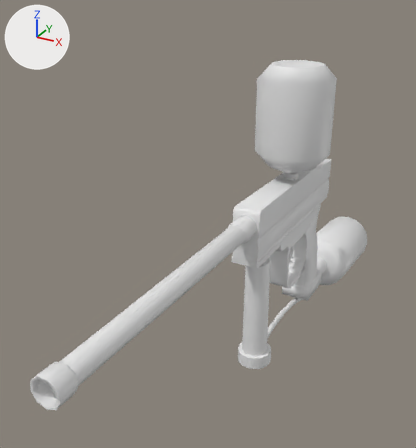
The Blender file Assets/Arts/Paintball Gun/PaintBall Gun.blend, before and after one commit.
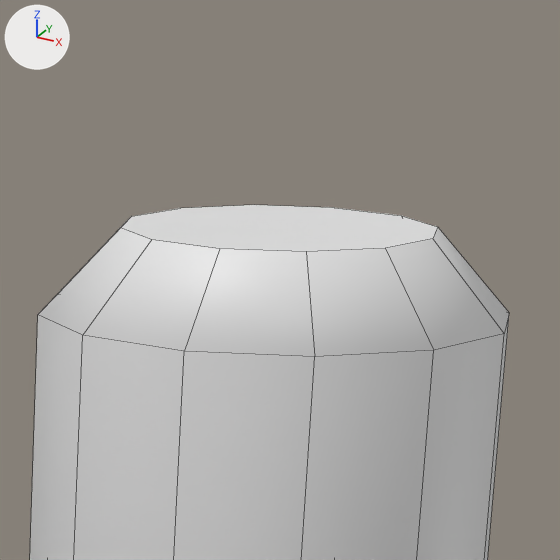
Each version appears first whole from a camera (50 mm lens) standing at (0.318, -0.939, 0.439) and looking at (-0.09, -0.197, 0.068), and next in a close-up on the part from 60% to 83% of the width and 6% to 27% of the height. Arrows for +X, +Y and +Z are at upper left; the lights stay in place. The close-ups show mesh edges as thin lines.

The scene before the commit, as lines of its bpy script (objects in view):
```python
me_cube_011 = bpy.data.meshes.new('Cube.011')
me_cube_011.from_pydata(...)  # 72 vertices, 61 faces; spans x -0.062..0.062, y -0.062..0.062, z -0.072..0.112
me_cube_011.materials.append(None)
ob_feeder = bpy.data.objects.new('Feeder', me_cube_011)
ob_feeder.parent = ob_grip_fame
ob_feeder.location = (0.00157, -0.0782, 0.197)
```
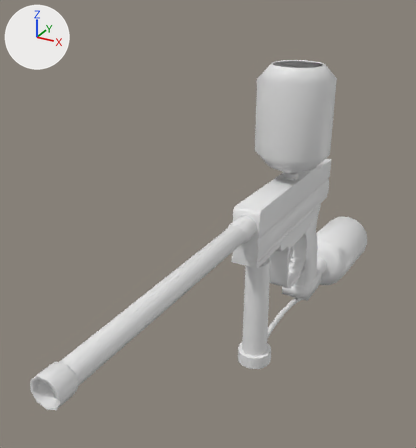
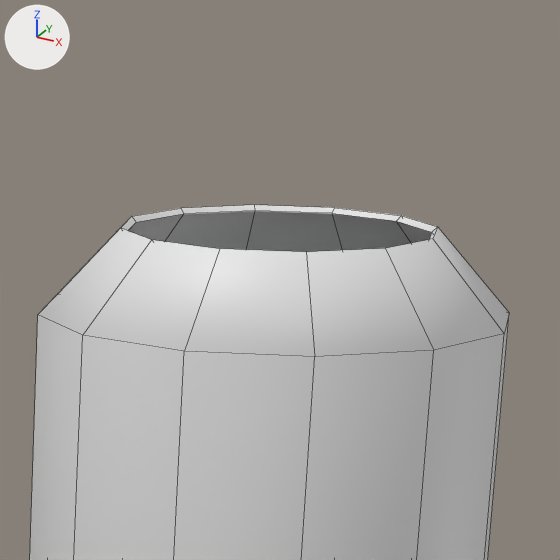
Where the change shows, as pixel boxes [x1, y1, x2, y2] in the close-ups (560 x 560 px):
part 1 of me_cube_011, built on
    both: [120, 205, 438, 252]

Edits to the bpy script that builds the scene:
```text
Change me_cube_011:
    used by ob_feeder; parent = ob_grip_fame; location = (0.00157, -0.0782, 0.197)
    remove me_cube_011.from_pydata(...)  # 72 vertices, 61 faces; spans x -0.062..0.062, y -0.062..0.062, z -0.072..0.112
    add me_cube_011.from_pydata(...)  # 144 vertices, 144 faces; spans x -0.062..0.062, y -0.062..0.062, z -0.072..0.112
    me_cube_011 part 1
    1 face is deleted
    60 vertices are added at x -0.06..0.06, y -0.06..0.06, z -0.072..0.111
    12 new vertices lie (0.0, 0.0, 0.113) away from vertices in x -0.06..0.06, y -0.06..0.06, z -0.023
    84 new faces join them
```
